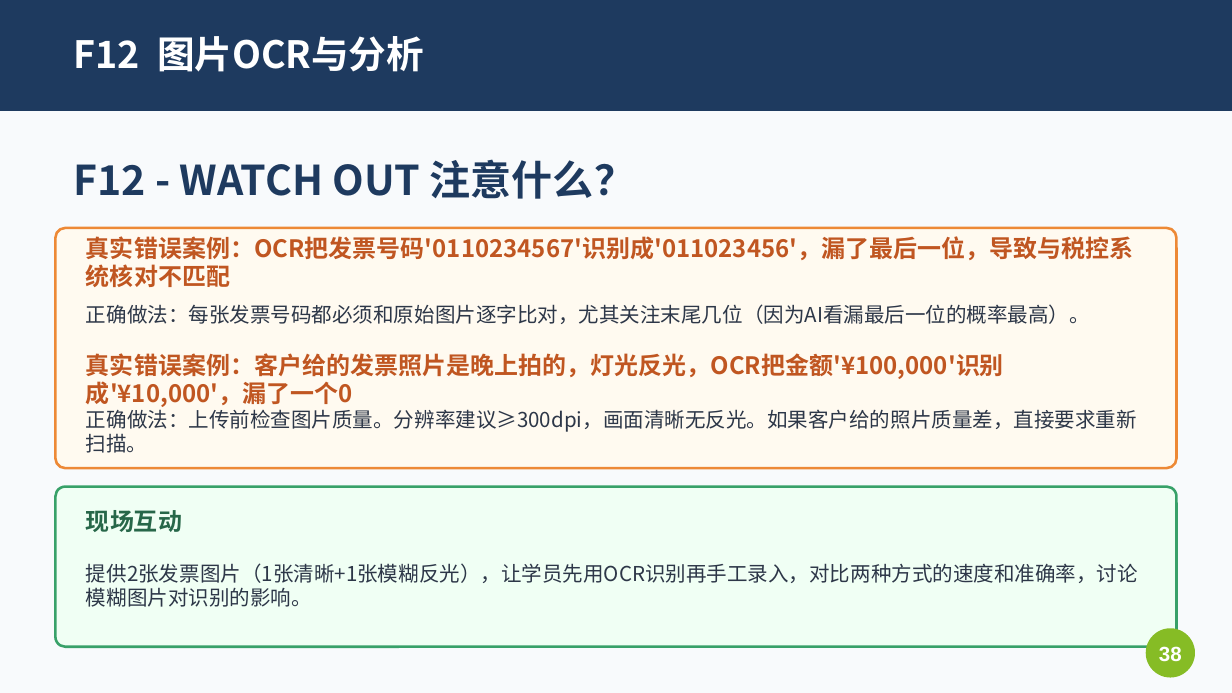
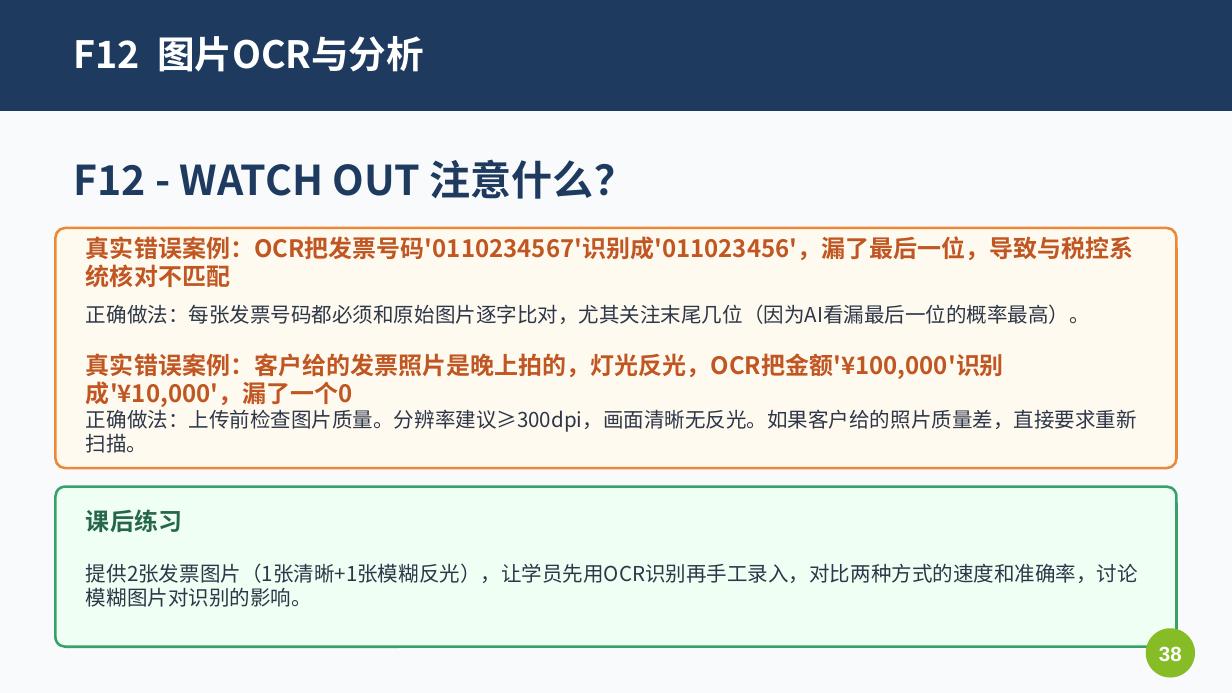
Before and after one commit to Bgu253518/my-app-hub, a slide deck: slide 38 of NOVA_GDC_Training_v3.pptx. Drawn at 1232x693 pixels with LibreOffice and Linux fonts; fonts in the diff are those of the drawing. Boxes give left, top, right and bottom in pixels: in the first picture for what was removed or moved away, otherwise in the second. Text is boxed around its words. In the diff, an @@ line names an element or a change of style, - is before the commit and + after.

Commit message:
update: 修改PPT适配二线所场景
- 全局替换：8大→6大核心功能、重分类→重新归类、现场互动→课后练习
- F01 示例由科目重分类改为固定资产场景
- F04/F09 压缩为单页概览，隐藏详细页
- 更新目录结构

```diff
--- a/NOVA_GDC_Training_v3.pptx
+++ b/NOVA_GDC_Training_v3.pptx
@@ text at (86, 509, 182, 532): text changed @@
-现场互动
+课后练习
```
Also in this commit, not shown: 22 other slides changed, 1 other file.
